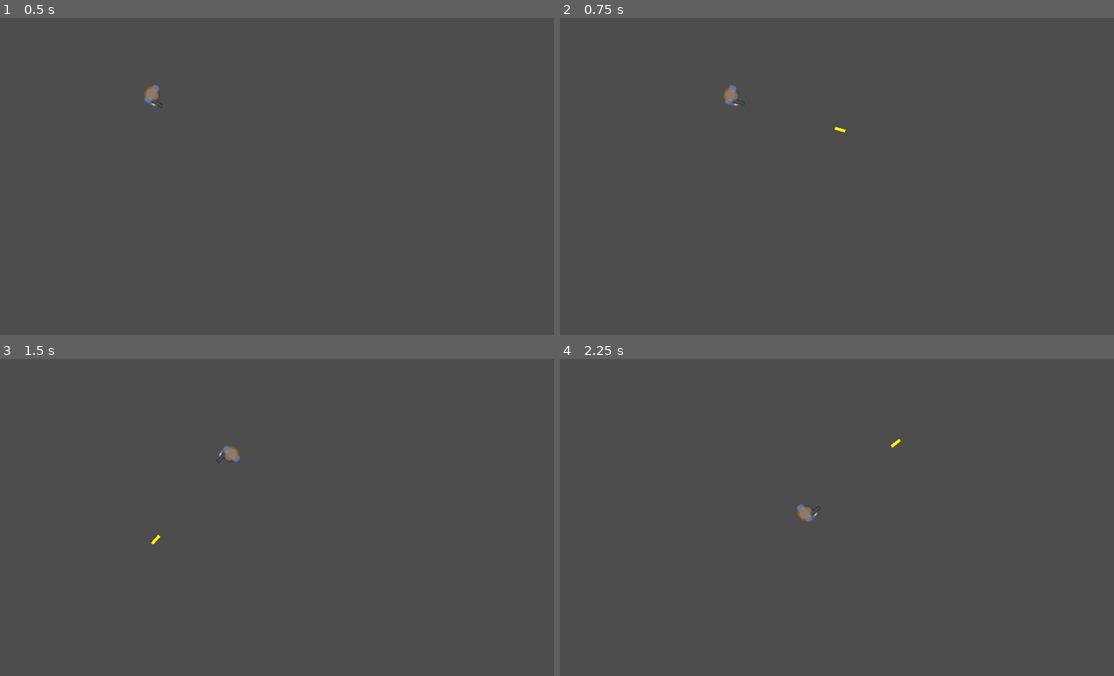
Above: before the commit, frames 1-4 (two rows, left to right).
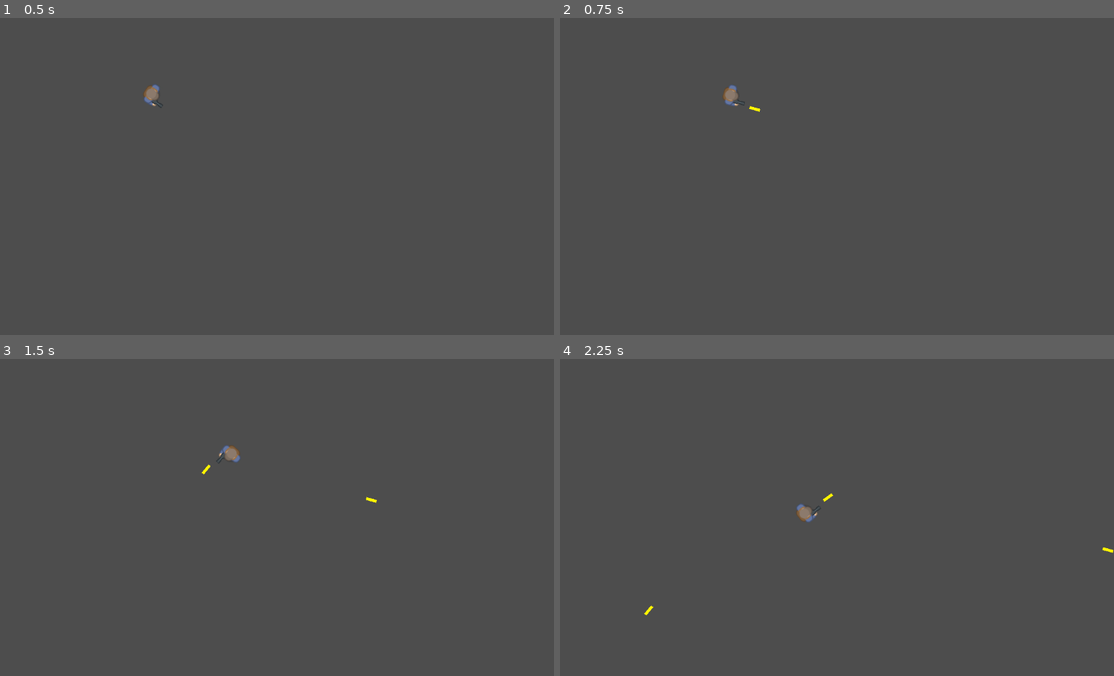
Above: after the commit, the same moments.

Repository: sunturtle1/Shadow-Dash
Game: Godot game, scene res://main.tscn
Same seed, same stepped clock (60 frames per second), same inputs: the game is played once before the commit and once after it.
Inputs (mouse positions are in pixels of both pictures, inside the frame that each line leads up to):
- Up to frame 1 (0.5 s): no input
- Up to frame 2 (0.75 s): tap Enter at 0.5 s; move the mouse to (958, 160) at 0.52 s; hold D (right) from 0.53 s (still down); click (958, 160) at 0.6 s
- Up to frame 3 (1.5 s): move the mouse to (160, 533) at 1.27 s; release D (right) at 1.28 s; hold S (down) from 1.28 s (still down); click (160, 533) at 1.35 s
- Up to frame 4 (2.25 s): move the mouse to (886, 447) at 2.02 s; release S (down) at 2.03 s; hold D (right) from 2.03 s (still down); click (886, 447) at 2.1 s

Frame 1 is identical in both runs. In frame 2, less than 0.1% of the frame differs, in the area x 34-52%, y 27-37%; in frame 3, less than 0.1%; in frame 4, less than 0.1%, in the area x 15-100%, y 25-81%.

Commit message:
fixed shooting

Diff:
--- a/bullet.gd
+++ b/bullet.gd
@@ -1,14 +1,15 @@
 extends Area2D
-@export var speed: float = 50
+@export var speed: float = 500
 
 var direction := Vector2.ZERO
 
 
-func _physics_process(float) -> void:
+func _physics_process(delta: float) -> void:
 	if direction != Vector2.ZERO:
-		var velocity = direction * speed
+		var velocity = direction * speed * delta
 		global_position += velocity
 
 
-func set_direction(direction: Vector2):
+func set_direction(direction: Vector2) -> void:
 	self.direction = direction
+	rotation = direction.angle()
--- /dev/null
+++ b/bullet_manager.gd
@@ -0,0 +1,4 @@
+extends Node2D
+
+func  handle_bullet_spawned(bullet, position, direction):
+	add_child(bullet)
--- /dev/null
+++ b/main.gd
@@ -0,0 +1,12 @@
+extends Node2D
+@onready var bullet_manager = $BulletManager
+@onready var player = $Player
+
+# Called when the node enters the scene tree for the first time.
+func _ready() -> void:
+	player.connect("bullet_fired", bullet_manager.handle_bullet_spawned()) # Replace with function body.
+
+
+# Called every frame. 'delta' is the elapsed time since the previous frame.
+func _process(delta: float) -> void:
+	pass
--- a/player.gd
+++ b/player.gd
@@ -33,11 +33,13 @@
 
 func shoot():
 	var bullet_instance = bullet.instantiate()
-	add_child(bullet_instance)
-	bullet_instance.position = muzzle.position
+	get_parent().add_child(bullet_instance)
+	# muzzle
+	bullet_instance.position = muzzle.global_position
+	#
 	bullet_instance.rotation = muzzle.rotation
 	var target = get_global_mouse_position()
-	var direction = bullet_instance.global_position.direction_to(target).normalized()
+	var direction = Vector2.RIGHT.rotated(rotation)
 	bullet_instance.set_direction(direction)
 
 	print("shot fired")
Not shown, added: bullet_manager.gd.uid
Not shown, added: main.gd.uid
